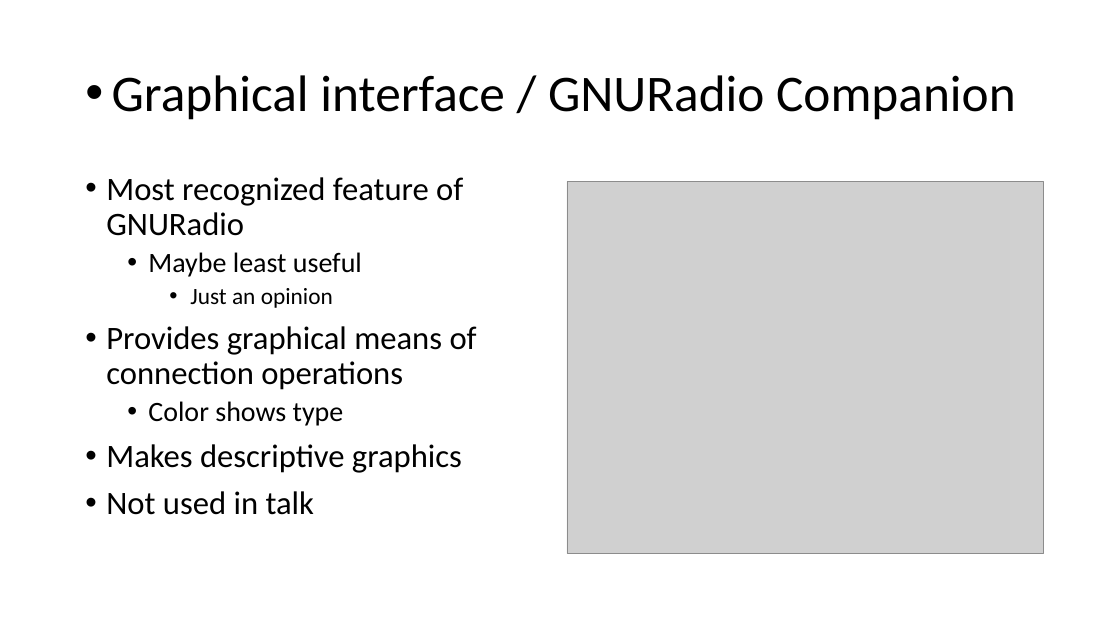
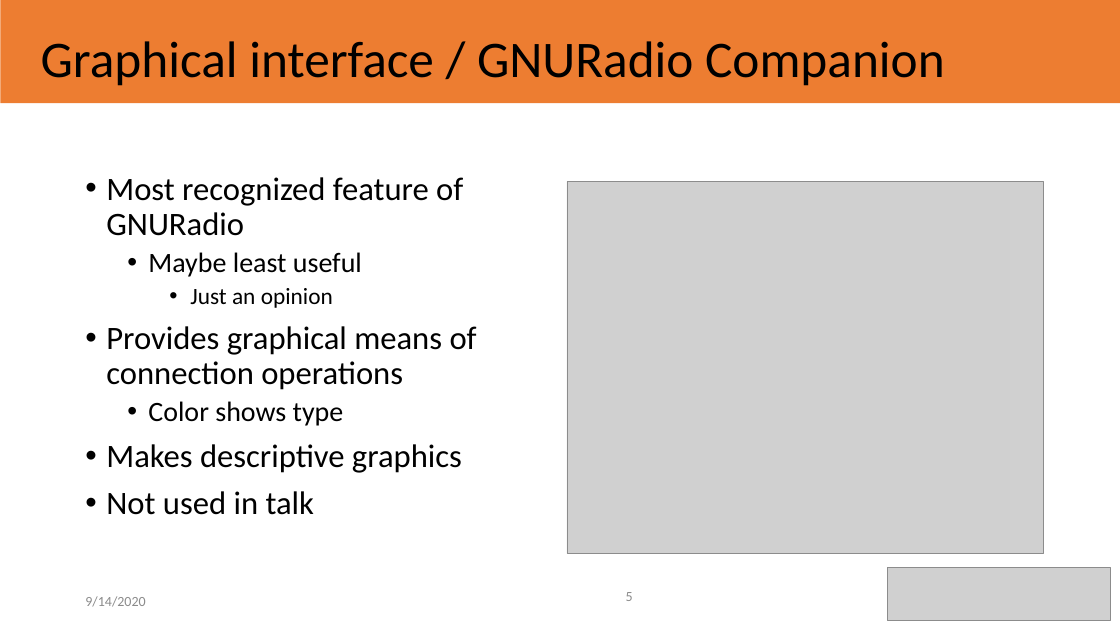
Before and after one commit to TheWylieStCoyote/writing_GNURadio_blocks_python, a slide deck: slide 5 of Presentation_workshop.pptx. Drawn at 1120x630 pixels with LibreOffice and Linux fonts; fonts in the diff are those of the drawing; grey boxes stand for pictures. Boxes give left, top, right and bottom in pixels: in the first picture for what was removed or moved away, otherwise in the second. Text is boxed around its words. In the diff, an @@ line names an element or a change of style, - is before the commit and + after.

```diff
--- a/Presentation_workshop.pptx
+++ b/Presentation_workshop.pptx
@@ rectangle added at box(1, 0, 1120, 103), fill #ED7D31 @@
@@ title "Graphical interface / GNURadio Companion": place and size @@
-title "Graphical interface / GNURadio Companion" at box(112, 75, 1016, 120)
+title "Graphical interface / GNURadio Companion" at box(41, 41, 945, 86)
@@ title "Graphical interface / GNURadio Companion" at box(41, 41, 945, 86): bullet • to none @@
@@ picture added at box(887, 567, 1110, 621) @@
@@ text added at box(85, 596, 145, 607), 12 pt, text #8C8C8C @@
+9/14/2020
@@ page number added at box(626, 592, 633, 601), 12 pt, text #8C8C8C @@
+5
```
Also in this commit, not shown: 27 other slides changed, 1 other file.
